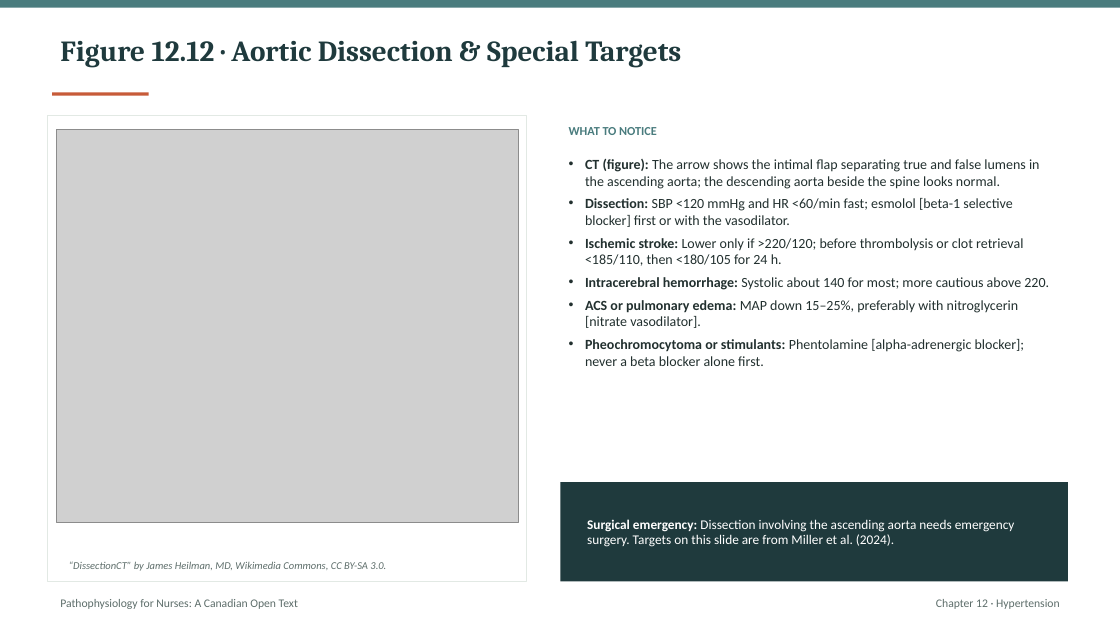
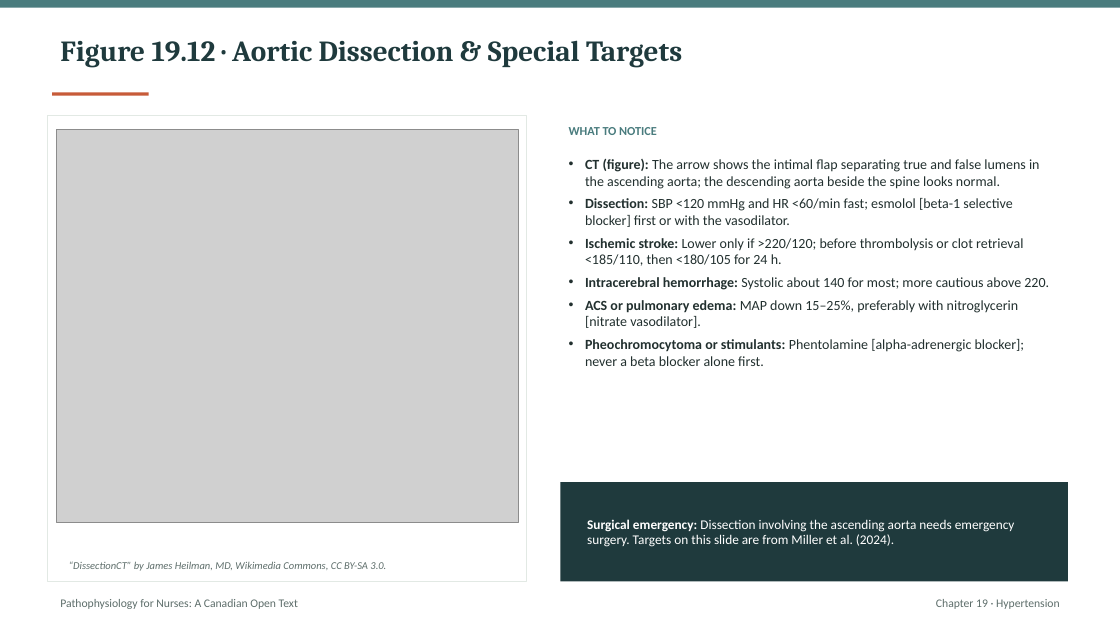
Before and after one commit to andrewleenl/opensourcenursing, a slide deck: slide 34 of Ch19_Hypertension_Lecture_Presentation.pptx. Drawn at 1120x630 pixels with LibreOffice and Linux fonts; fonts in the diff are those of the drawing; grey boxes stand for pictures. Boxes give left, top, right and bottom in pixels: in the first picture for what was removed or moved away, otherwise in the second. Text is boxed around its words. In the diff, an @@ line names an element or a change of style, - is before the commit and + after.

```diff
--- a/Ch19_Hypertension_Lecture_Presentation.pptx
+++ b/Ch19_Hypertension_Lecture_Presentation.pptx
@@ text at box(60, 40, 682, 68): text changed @@
-Figure 12.12 · Aortic Dissection & Special Targets
+Figure 19.12 · Aortic Dissection & Special Targets
@@ text at box(936, 599, 1060, 609): text changed @@
-Chapter 12 · Hypertension
+Chapter 19 · Hypertension
```
Also in this commit, not shown: 40 other slides changed, 3 other files.
